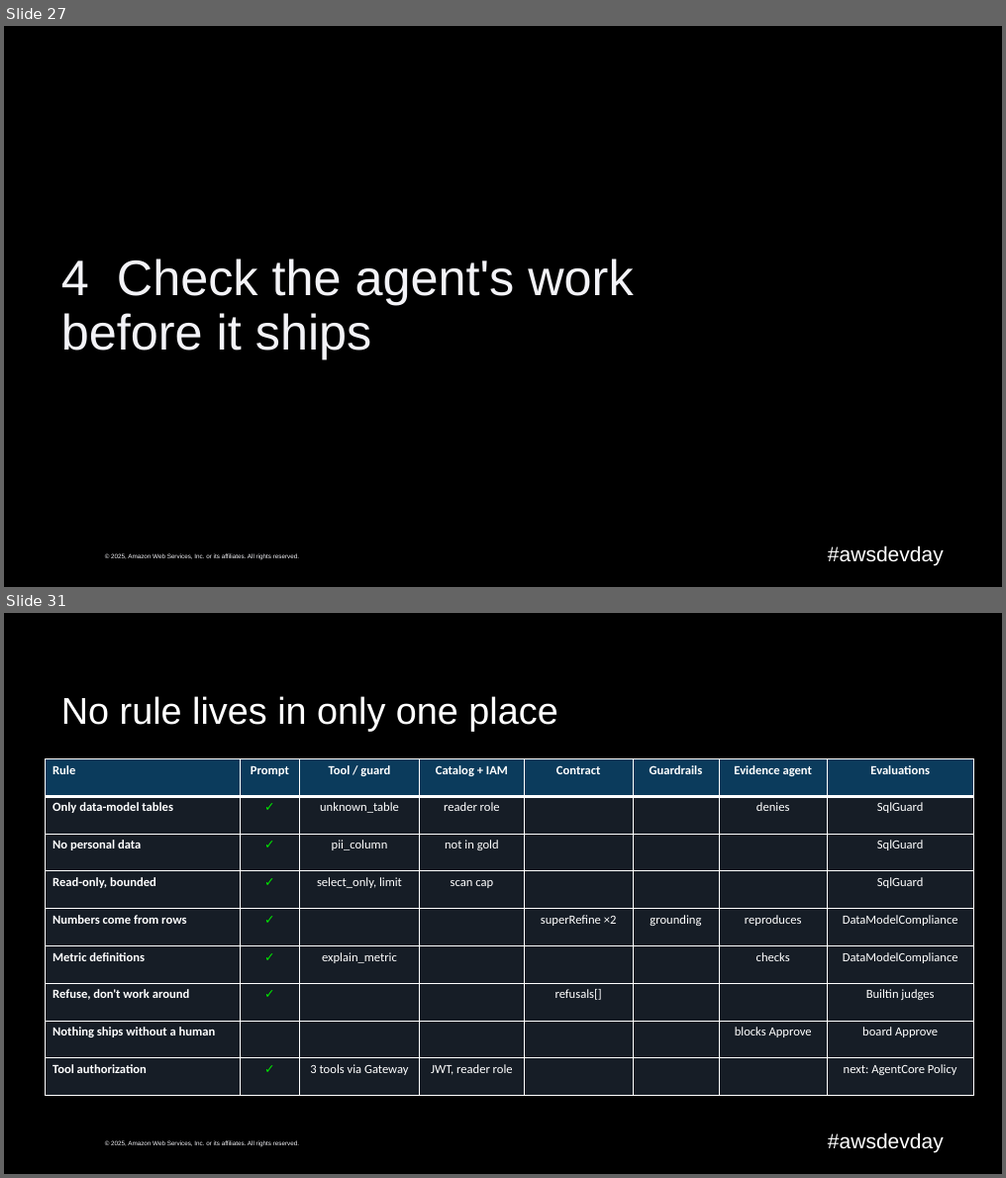
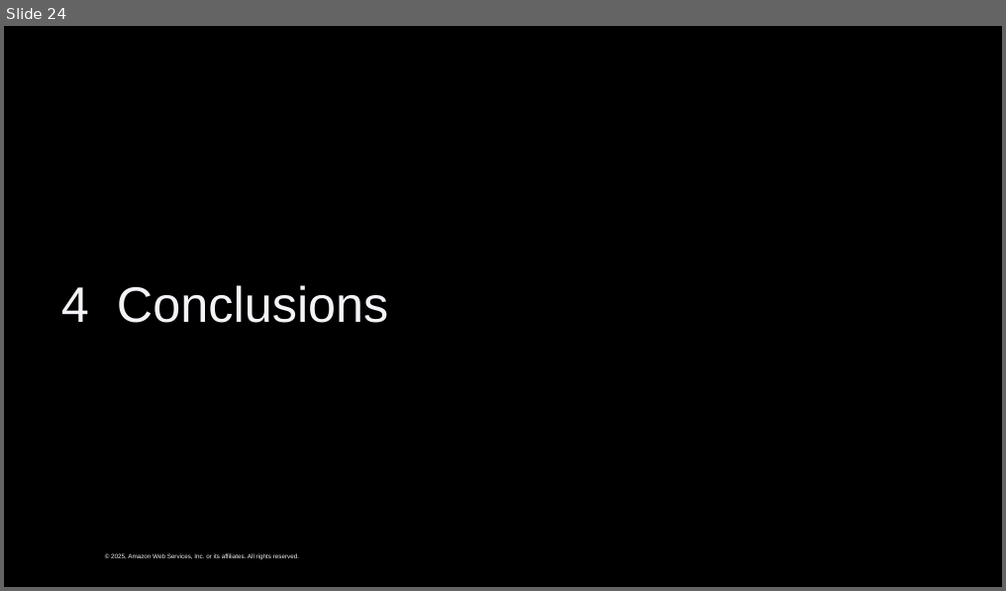
Before and after one commit to caroline-cah/lakehouse-harness, a slide deck: talk/harness-engineering-live.pptx. Shown one above the other, each under a label of ours: slides 27 and 31 before the commit, slide 24 after it; the slides between them are not shown. The pictures are 1006x1178 and 1006x591 pixels, drawn with LibreOffice and Linux fonts; fonts in the diff are those of the drawing; background and template pictures are left out. Boxes give left, top, right and bottom in pixels: in the first picture for what was removed or moved away, otherwise in the second. Text is boxed around its words. In the diff, an @@ line names an element or a change of style, - is before the commit and + after.

```diff
--- a/talk/harness-engineering-live.pptx
+++ b/talk/harness-engineering-live.pptx
@@ slide 31 removed at box(4, 613, 1002, 1174), background #000000; not listed: 2 template elements that a slide beside it also shows @@
@@ title removed at box(61, 696, 557, 731) @@
-No rule lives in only one place
@@ table removed at box(46, 759, 973, 1096), 9 rows, 8 columns @@
-Rule | Prompt | Tool / guard | Catalog + IAM | Contract | Guardrails | Evidence agent | Evaluations
-Only data-model tables | ✓ | unknown_table | reader role |  |  | denies | SqlGuard
-No personal data | ✓ | pii_column | not in gold |  |  |  | SqlGuard
-Read-only, bounded | ✓ | select_only, limit | scan cap |  |  |  | SqlGuard
-Numbers come from rows | ✓ |  |  | superRefine ×2 | grounding | reproduces | DataModelCompliance
-Metric definitions | ✓ | explain_metric |  |  |  | checks | DataModelCompliance
-Refuse, don't work around | ✓ |  |  | refusals[] |  |  | Builtin judges
-Nothing ships without a human |  |  |  |  |  | blocks Approve | board Approve
-Tool authorization | ✓ | 3 tools via Gateway | JWT, reader role |  |  |  | next: AgentCore Policy
@@ what was slide 27 is now slide 24 @@
@@ slide 24 changed as well @@
@@ title at box(61, 285, 388, 323): text changed @@
-4 Check the agent's work before it ships
+4 Conclusions
@@ text removed at box(828, 546, 944, 566) @@
-#awsdevday
```
Also in this commit, not shown: 28 other slides changed, 3 slides added, 8 other slides removed, 32 other files.
